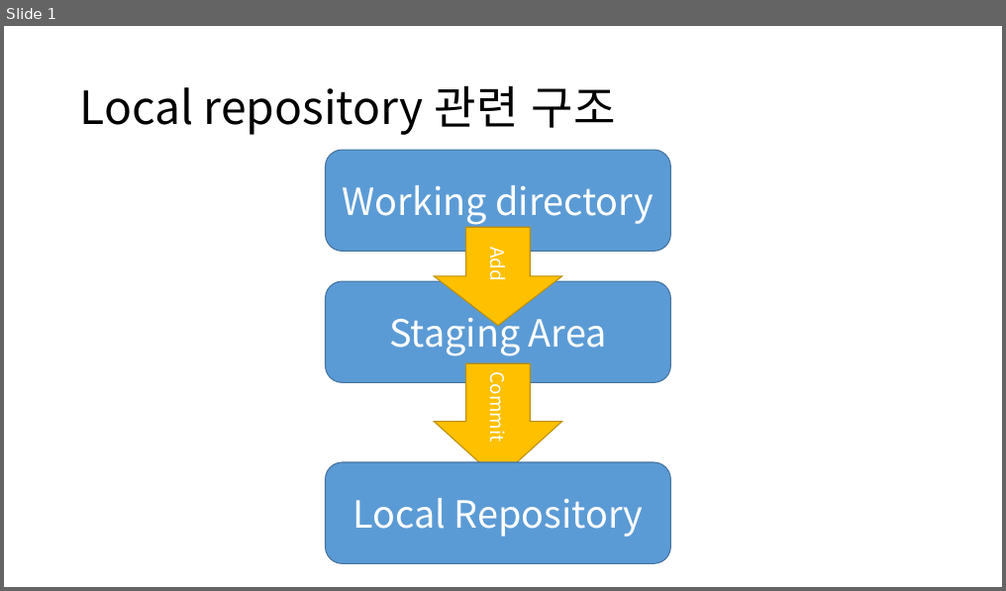
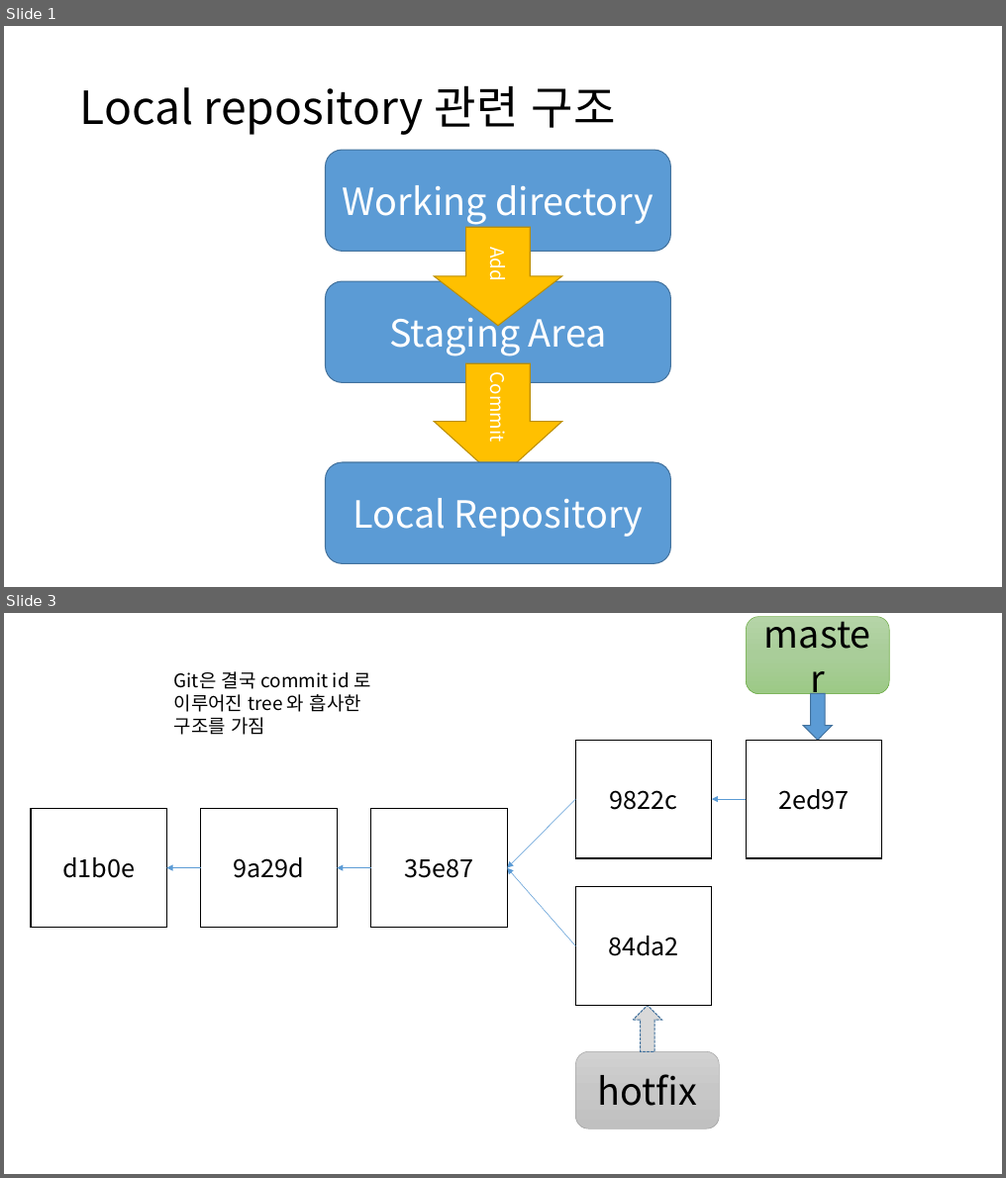
Before and after one commit to xoghk9zla/GameSoftwareEngineering, a slide deck: 깃 간단 정리.pptx. Shown one above the other, each under a label of ours: slide 1 before the commit, slides 1 and 3 after it; the slides between them are not shown. The pictures are 1006x591 and 1006x1178 pixels, drawn with LibreOffice and Linux fonts; fonts in the diff are those of the drawing. Boxes give left, top, right and bottom in pixels: in the first picture for what was removed or moved away, otherwise in the second. Text is boxed around its words. In the diff, an @@ line names an element or a change of style, - is before the commit and + after.

```diff
--- a/깃 간단 정리.pptx
+++ b/깃 간단 정리.pptx
@@ slide 3 added at (4,613,1002,1174), background #FFFFFF @@
@@ rounded rectangle added at (746,617,890,694), fill gradient #B5D5A7 to #AACE9A to #9CC987, outline #70AD47 0.5 pt, 36 pt, text #000000 @@
+master
@@ text added at (174,671,370,735), 18 pt, text #000000 @@
+Git은 결국 commit id 로 이루어진 tree 와 흡사한 구조를 가짐
@@ down arrow added at (804,694,832,741), fill #5B9BD5, outline #43739E 1 pt @@
@@ rectangle added at (576,741,712,859), fill #FFFFFF, outline #000000 1 pt, 24 pt, text #000000 @@
+9822c
@@ rectangle added at (746,741,882,859), fill #FFFFFF, outline #000000 1 pt, 24 pt, text #000000 @@
+2ed97
@@ rectangle added at (31,809,167,928), fill #FFFFFF, outline #000000 1 pt, 24 pt, text #000000 @@
+d1b0e
@@ rectangle added at (201,809,338,928), fill #FFFFFF, outline #000000 1 pt, 24 pt, text #000000 @@
+9a29d
@@ rectangle added at (371,809,508,928), fill #FFFFFF, outline #000000 1 pt, 24 pt, text #000000 @@
+35e87
@@ arrow added from (576, 799) to (507, 868), #5B9BD5 0.5 pt @@
@@ arrow added from (746, 799) to (712, 799), #5B9BD5 0.5 pt @@
@@ arrow added from (201, 868) to (166, 868), #5B9BD5 0.5 pt @@
@@ arrow added from (371, 868) to (338, 868), #5B9BD5 0.5 pt @@
@@ arrow added from (576, 947) to (507, 868), #5B9BD5 0.5 pt @@
@@ rectangle added at (576,887,712,1005), fill #FFFFFF, outline #000000 1 pt, 24 pt, text #000000 @@
+84da2
@@ down arrow added at (633,1006,661,1053), fill #D9D9D9, outline #43739E 1 pt dashed @@
@@ rounded rectangle added at (576,1052,720,1129), fill gradient #D2D2D2 to #C8C8C8 to #C0C0C0, outline #A5A5A5 0.5 pt, 36 pt, text #000000 @@
+hotfix
```
Also in this commit, not shown: 1 slide changed, 14 other slides added, 7 other files.
